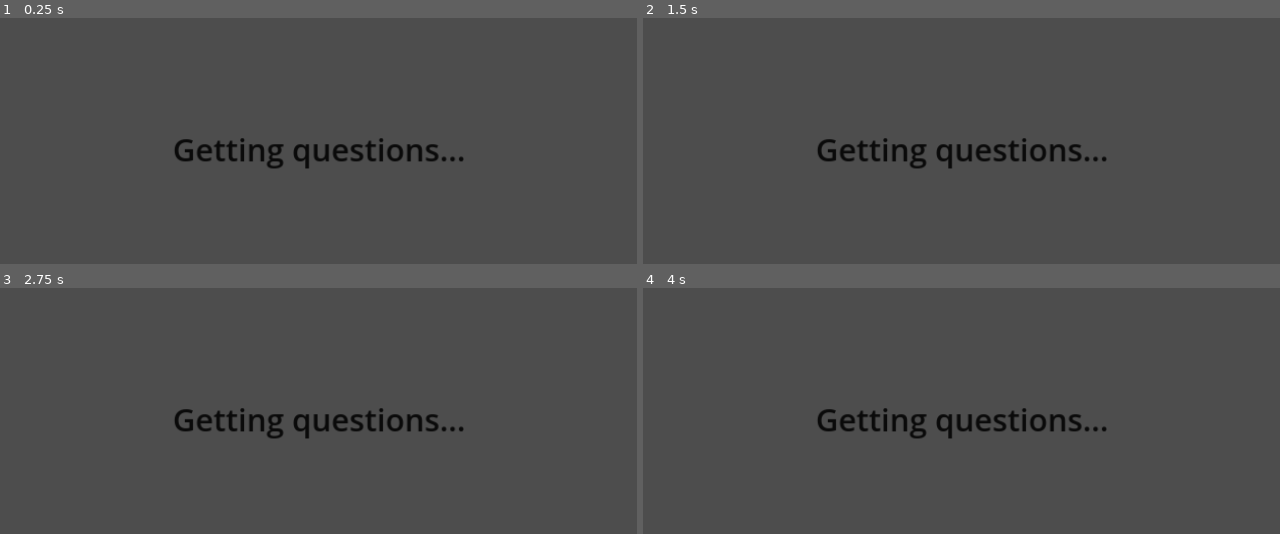
Above: before the commit, frames 1-4 (two rows, left to right).
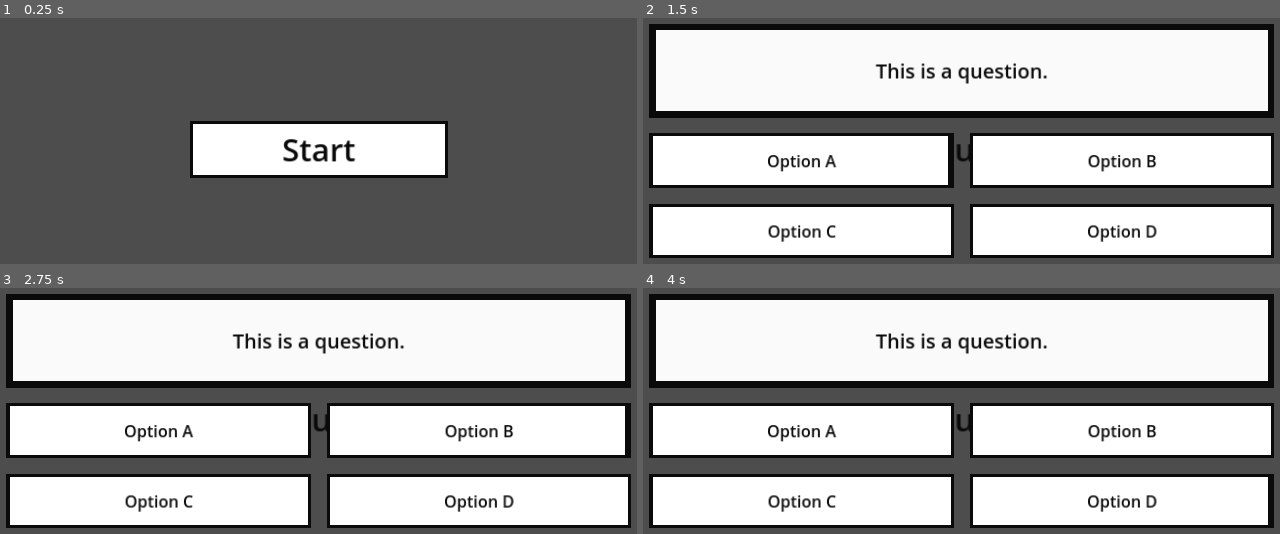
Above: after the commit, the same moments.

Repository: Skyvastern/godot-http-request-tutorial
Game: Godot game, scene res://main/main.tscn
Two runs of this game, one before a commit and one after it. Both use one fixed random seed, a clock stepped at 60 frames per second and the inputs below.
Inputs (mouse positions are in pixels of both pictures, inside the frame that each line leads up to):
- Up to frame 1 (0.25 s): no input
- Up to frame 2 (1.5 s): click (961, 148) at 0.5 s, where only the run after the commit has a clickable "Start"; click (802, 160) at 1.25 s, where only the run after the commit has a clickable "Option A"
- Up to frame 3 (2.75 s): click (477, 430) at 2 s, where only the run after the commit has a clickable "Option B"
- Up to frame 4 (4 s): click (802, 502) at 2.75 s, where only the run after the commit has a clickable "Option C"; click (1120, 502) at 3.5 s, where only the run after the commit has a clickable "Option D"

The runs differ from the first frame. In frame 1, 9.4% of the frame differs, in the area x 27-73%, y 41-66%; in frame 2, 79%; in frame 3, 79%, in the area x 0-100%, y 2-98%; in frame 4, 79%.
Error in both runs: Invalid type in function 'parse_response' in base 'Control (get_questions_ui.gd)'. Cannot convert argument 1 from Nil to Dictionary. (res://main/quiz/get_quest…

Commit message:
Add menu navigation, and use file paths to load scenes

Diff:
--- a/main/main.tscn
+++ b/main/main.tscn
@@ -1,11 +1,9 @@
-[gd_scene load_steps=4 format=3 uid="uid://bs4kndfgqojdw"]
+[gd_scene load_steps=3 format=3 uid="uid://bs4kndfgqojdw"]
 
 [ext_resource type="Script" path="res://main/main.gd" id="1_r7ing"]
-[ext_resource type="PackedScene" uid="uid://bxd6le1ttoo50" path="res://main/quiz/get_questions_ui/get_questions_ui.tscn" id="2_we21l"]
-[ext_resource type="PackedScene" uid="uid://c8u5xxe3trf5f" path="res://main/quiz/quiz.tscn" id="3_rj3xf"]
+[ext_resource type="PackedScene" uid="uid://d1fkn24abso5e" path="res://main/main_menu/main_menu.tscn" id="2_1j2yu"]
 
 [node name="Main" type="Node"]
 script = ExtResource("1_r7ing")
 
-[node name="GetQuestionsUI" parent="." instance=ExtResource("2_we21l")]
-quiz_scene = ExtResource("3_rj3xf")
+[node name="MainMenu" parent="." instance=ExtResource("2_1j2yu")]
--- /dev/null
+++ b/main/main_menu/main_menu.gd
@@ -0,0 +1,17 @@
+extends Control
+class_name MainMenu
+
+@export var start_btn: Button
+@export_file("*.tscn") var get_questions_ui_path: String
+
+
+func _ready() -> void:
+	start_btn.pressed.connect(_on_start_btn_pressed)
+
+
+func _on_start_btn_pressed() -> void:
+	var get_questions_ui_res: Resource = load(get_questions_ui_path)
+	var get_questions_ui: Node = get_questions_ui_res.instantiate()
+	get_parent().add_child(get_questions_ui)
+
+	queue_free()
--- /dev/null
+++ b/main/main_menu/main_menu.tscn
@@ -0,0 +1,33 @@
+[gd_scene load_steps=3 format=3 uid="uid://d1fkn24abso5e"]
+
+[ext_resource type="Theme" uid="uid://c8v85lvkq7wrp" path="res://main/common/main_theme.tres" id="1_04jbn"]
+[ext_resource type="Script" path="res://main/main_menu/main_menu.gd" id="1_noi8u"]
+
+[node name="MainMenu" type="Control" node_paths=PackedStringArray("start_btn")]
+layout_mode = 3
+anchors_preset = 15
+anchor_right = 1.0
+anchor_bottom = 1.0
+grow_horizontal = 2
+grow_vertical = 2
+theme = ExtResource("1_04jbn")
+script = ExtResource("1_noi8u")
+start_btn = NodePath("Start")
+get_questions_ui_path = "res://main/quiz/get_questions_ui/get_questions_ui.tscn"
+
+[node name="Start" type="Button" parent="."]
+layout_mode = 1
+anchors_preset = 8
+anchor_left = 0.5
+anchor_top = 0.5
+anchor_right = 0.5
+anchor_bottom = 0.5
+offset_left = -206.0
+offset_top = -45.0
+offset_right = 206.0
+offset_bottom = 45.0
+grow_horizontal = 2
+grow_vertical = 2
+focus_mode = 0
+theme_override_font_sizes/font_size = 50
+text = "Start"
--- a/main/quiz/get_questions_ui/get_questions_ui.gd
+++ b/main/quiz/get_questions_ui/get_questions_ui.gd
@@ -1,7 +1,7 @@
 extends Control
 
 @export var trivia_api: TriviaAPI
-@export var quiz_scene: PackedScene
+@export_file("*.tscn") var quiz_path
 
 
 func _ready() -> void:
@@ -10,10 +10,11 @@
 
 
 func _on_trivia_api_processed(_result, _response, json) -> void:
+	var quiz_res: Resource = load(quiz_path)
+	var quiz: Quiz = quiz_res.instantiate()
+	get_parent().add_child(quiz)
+
 	var quiz_data: Array[Dictionary] = parse_response(json)
-
-	var quiz: Quiz = quiz_scene.instantiate()
-	get_parent().add_child(quiz)
 	quiz.start_questions(quiz_data)
 
 	queue_free()
--- a/main/quiz/get_questions_ui/get_questions_ui.tscn
+++ b/main/quiz/get_questions_ui/get_questions_ui.tscn
@@ -14,6 +14,7 @@
 theme = ExtResource("1_cs3c1")
 script = ExtResource("2_nw5c6")
 trivia_api = NodePath("TriviaAPI")
+quiz_path = "res://main/quiz/quiz.tscn"
 
 [node name="Label" type="Label" parent="."]
 layout_mode = 1
--- a/main/quiz/quiz.gd
+++ b/main/quiz/quiz.gd
@@ -12,7 +12,7 @@
 @export var continue_btn: Button
 
 @export_group("References")
-@export var scoreboard_scene: PackedScene
+@export_file("*.tscn") var scoreboard_path: String
 
 
 func _ready() -> void:
@@ -30,12 +30,15 @@
 
 func _next_question() -> void:
 	index += 1
+
 	if index >= quiz_data.size():
-		var scoreboard: Scoreboard = scoreboard_scene.instantiate()
+		var scoreboard_res: Resource = load(scoreboard_path)
+		var scoreboard: Scoreboard = scoreboard_res.instantiate()
 		get_parent().add_child(scoreboard)
+
 		scoreboard.update_ui(total_correct_answers, quiz_data.size())
+		queue_free()
 
-		queue_free()
 		return
 
 	var question_data: String = quiz_data[index]["question"]
--- a/main/quiz/quiz.tscn
+++ b/main/quiz/quiz.tscn
@@ -1,9 +1,8 @@
-[gd_scene load_steps=5 format=3 uid="uid://c8u5xxe3trf5f"]
+[gd_scene load_steps=4 format=3 uid="uid://c8u5xxe3trf5f"]
 
 [ext_resource type="PackedScene" uid="uid://cd3w1r8sdogvi" path="res://main/quiz/option/option.tscn" id="1_fjvxt"]
 [ext_resource type="Theme" uid="uid://c8v85lvkq7wrp" path="res://main/common/main_theme.tres" id="1_mp87d"]
 [ext_resource type="Script" path="res://main/quiz/quiz.gd" id="2_y4a2a"]
-[ext_resource type="PackedScene" uid="uid://dlnejs73knb00" path="res://main/quiz/scoreboard/scoreboard.tscn" id="3_md0fd"]
 
 [node name="Quiz" type="Control" node_paths=PackedStringArray("question_label", "options", "continue_btn")]
 layout_mode = 3
@@ -17,7 +16,7 @@
 question_label = NodePath("Panel/QuestionPanel/Question")
 options = [NodePath("Panel/Options/OptionA"), NodePath("Panel/Options/OptionB"), NodePath("Panel/Options/OptionC"), NodePath("Panel/Options/OptionD")]
 continue_btn = NodePath("Panel/Footer/Continue")
-scoreboard_scene = ExtResource("3_md0fd")
+scoreboard_path = "res://main/quiz/scoreboard/scoreboard.tscn"
 
 [node name="Panel" type="VBoxContainer" parent="."]
 layout_mode = 1
--- a/main/quiz/scoreboard/scoreboard.gd
+++ b/main/quiz/scoreboard/scoreboard.gd
@@ -3,6 +3,7 @@
 
 @export var score: Label
 @export var continue_btn: Button
+@export_file("*.tscn") var main_menu_path: String
 
 
 func _ready() -> void:
@@ -14,4 +15,8 @@
 
 
 func _on_continue_btn_pressed() -> void:
+	var main_menu_res: Resource = load(main_menu_path)
+	var main_menu: MainMenu = main_menu_res.instantiate()
+	get_parent().add_child(main_menu)
+
 	queue_free()
--- a/main/quiz/scoreboard/scoreboard.tscn
+++ b/main/quiz/scoreboard/scoreboard.tscn
@@ -14,6 +14,7 @@
 script = ExtResource("2_m4uxj")
 score = NodePath("Panel/Score")
 continue_btn = NodePath("Panel/Continue")
+main_menu_path = "res://main/main_menu/main_menu.tscn"
 
 [node name="Panel" type="Panel" parent="."]
 layout_mode = 1
